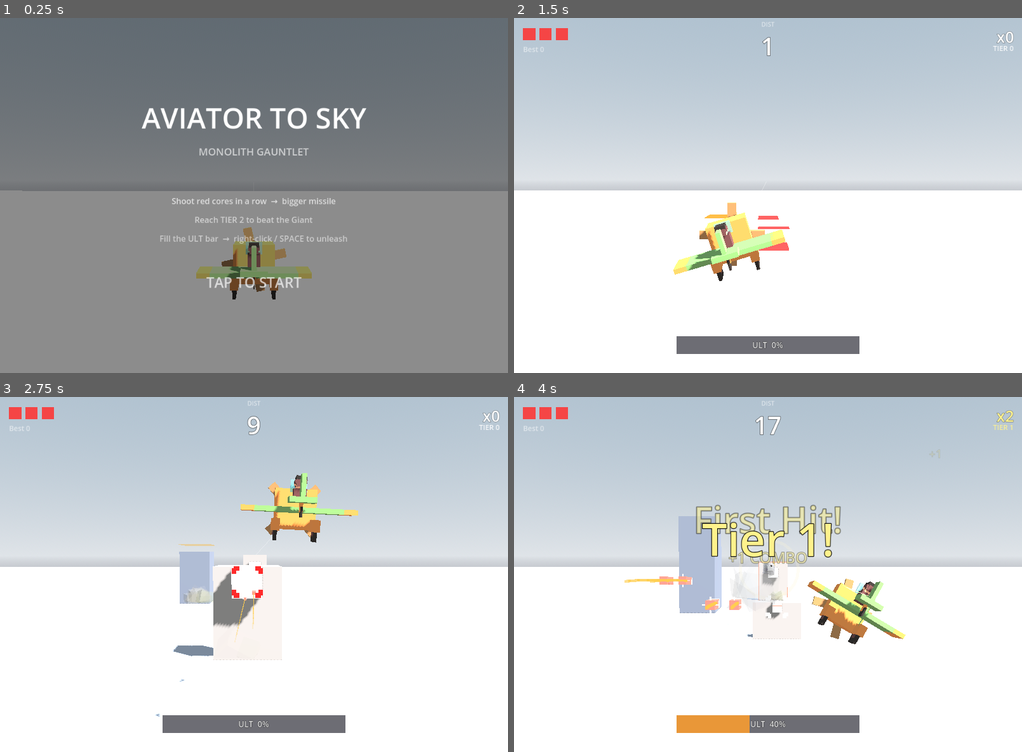
Above: before the commit, frames 1-4 (two rows, left to right).
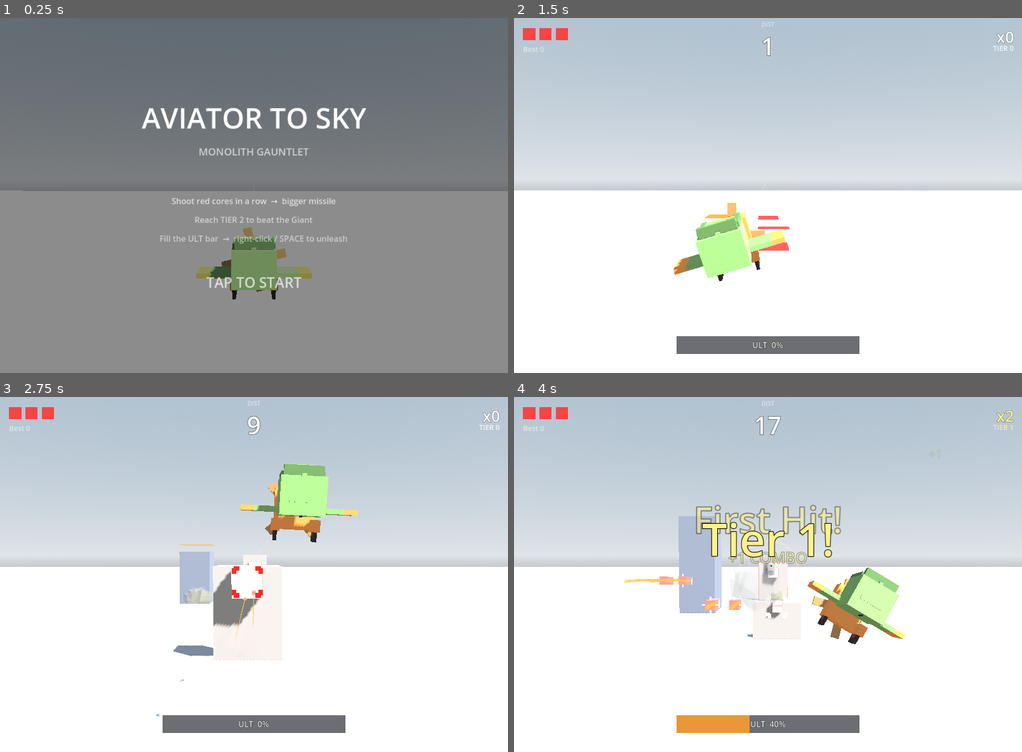
Above: after the commit, the same moments.

Repository: weathermanho/supercent
Game: Godot game, scene res://scenes/Main.tscn
Same seed, same stepped clock (60 frames per second), same inputs: the game is played once before the commit and once after it.
Inputs (mouse positions are in pixels of both pictures, inside the frame that each line leads up to):
- Up to frame 1 (0.25 s): no input
- Up to frame 2 (1.5 s): tap Enter at 0.5, 1.25 s; move the mouse to (879, 177) at 0.52 s; hold Right mouse button (fire_missle) 0.53-1.25 s; click (879, 177) at 0.67 s; drag from (666, 213) to (742, 266) at 1.27 s
- Up to frame 3 (2.75 s): move the mouse to (304, 496) at 2.02 s; hold Right mouse button (fire_missle) from 2.03 s (still down); click (304, 496) at 2.17 s
- Up to frame 4 (4 s): release Right mouse button (fire_missle) at 2.75 s; drag from (742, 645) to (615, 521) at 2.77 s; move the mouse to (920, 627) at 3.52 s; hold Right mouse button (fire_missle) from 3.53 s (still down); click (920, 627) at 3.67 s

The runs differ from the first frame. In frame 1, 1.1% of the frame differs, in the area x 41-55%, y 61-77%; in frame 2, 1.4%, in the area x 31-47%, y 54-74%; in frame 3, 1.3%; in frame 4, 1.2%.

Commit message:
feat(plane): 조종석 동체 추가 — 파일럿을 감싸는 몸통
이전엔 프로펠러 뒤 평평한 데크에 파일럿이 노출돼 앉아 있었음.
조종석 tub 추가:
- rear_body: 파일럿 아래/뒤 초록 몸통 박스 (56x42x50).
- cockpit_wall_l/r: 좌우 측벽 (짙은 초록).
- cockpit_back: 등받이 벽.
- headrest: 파일럿 머리 뒤 페어링.
윗부분은 열어둬 머리/어깨 노출 (오픈 콕핏 — 레퍼런스 일치).

Co-Authored-By: Claude Opus 4.7 <noreply@anthropic.com>

Diff:
--- a/godot_project/scripts/AirPlane.gd
+++ b/godot_project/scripts/AirPlane.gd
@@ -35,6 +35,26 @@
 
 	# Fuselage / cockpit (tapered box) — green body.
 	add_child(BoxFactory.make_tapered_box(80, 50, 50, GameColors.PLANE_GREEN))
+
+	# Cockpit tub that WRAPS the pilot: a raised rear deck + side walls, open at
+	# the top so the pilot's head/shoulders show (open-cockpit look). Without
+	# this the pilot just sat exposed on the flat deck behind the propeller.
+	var rear_body := BoxFactory.make_box(56, 42, 50, GameColors.PLANE_GREEN)
+	rear_body.position = Vector3(-22.0, 12.0, 0.0)
+	add_child(rear_body)
+	var cockpit_wall_l := BoxFactory.make_box(46, 26, 6, GameColors.PLANE_GREEN_DARK)
+	cockpit_wall_l.position = Vector3(-12.0, 26.0, 21.0)
+	add_child(cockpit_wall_l)
+	var cockpit_wall_r := BoxFactory.make_box(46, 26, 6, GameColors.PLANE_GREEN_DARK)
+	cockpit_wall_r.position = Vector3(-12.0, 26.0, -21.0)
+	add_child(cockpit_wall_r)
+	var cockpit_back := BoxFactory.make_box(8, 34, 44, GameColors.PLANE_GREEN_DARK)
+	cockpit_back.position = Vector3(-38.0, 28.0, 0.0)
+	add_child(cockpit_back)
+	# Headrest / fairing behind the pilot's head.
+	var headrest := BoxFactory.make_box(10, 16, 24, GameColors.PLANE_GREEN)
+	headrest.position = Vector3(-34.0, 38.0, 0.0)
+	add_child(headrest)
 
 	# Engine cowl — orange nose block (the reference's bright orange front).
 	var engine := BoxFactory.make_box(22, 52, 52, GameColors.PLANE_ORANGE)
